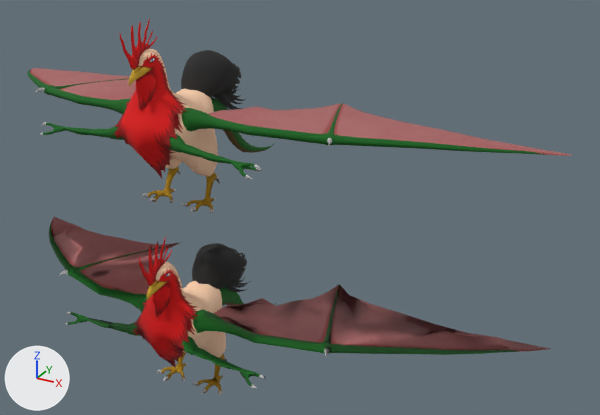
The FBX model G-Lab-E/Assets/kubokawa/Models/cockatrice_walk.fbx as it was, and as the next commit left it.
Rendered twice from a 50 mm lens placed at (7.41, -9.93, 8.54), pointed at (1.28, 1.2, 2.97). The lights are fixed; the arrows at lower left show +X, +Y and +Z. Where no turn or scale is listed for an object, it has been applied to the vertices.

In view in the first picture: 'Body', 'Body001', 'Box004', 'Box005', 'Comb001', 'Plane004', 'Plane006', 'down', 'face001', 'taill'.
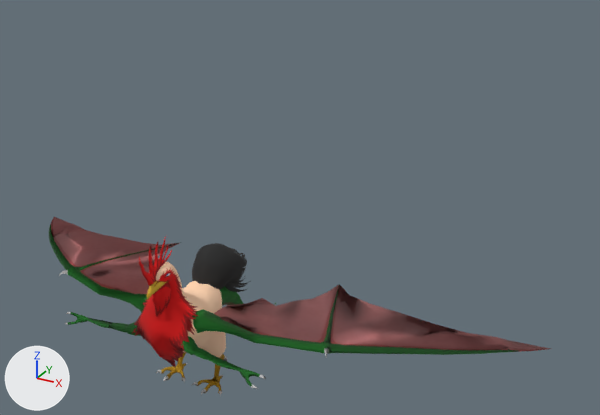
What differs and where, as boxes [x1, y1, x2, y2] in the pictures (600 x 415 px):
'Body001', deleted: before [28, 67, 570, 213]
'Plane004', deleted (red): before [114, 90, 186, 179]
'Box005', deleted (black): before [181, 50, 241, 103]
'face001', deleted: before [129, 48, 165, 86]
'Comb001', deleted (red): before [120, 19, 157, 69]
'Box004', deleted (red): before [136, 72, 156, 110]
'Plane006', deleted: before [213, 89, 246, 110]

Edits to the bpy script that builds the scene:
```text
Remove ob_box005:
    ob_box005 = bpy.data.objects.new('Box005', me_mesh_008)
    ob_box005.location = (0.0, 0.23, 5.25)
Remove ob_plane006:
    ob_plane006 = bpy.data.objects.new('Plane006', me_mesh_004)
    ob_plane006.location = (0.0, 0.47, 5.46)
Remove ob_body001:
    ob_body001 = bpy.data.objects.new('Body001', me_mesh_010)
    ob_body001.location = (0.0, 0.0, 5.66)
Remove ob_plane004:
    ob_plane004 = bpy.data.objects.new('Plane004', me_mesh_006)
    ob_plane004.location = (0.0, 0.0, 5.35)
Remove ob_face001:
    ob_face001 = bpy.data.objects.new('face001', me_mesh_002)
    ob_face001.location = (0.0, 0.0, 5.66)
Remove ob_box004:
    ob_box004 = bpy.data.objects.new('Box004', me_mesh_009)
    ob_box004.location = (0.0, -1.08, 5.35)
Remove ob_comb001:
    ob_comb001 = bpy.data.objects.new('Comb001', me_mesh_007)
    ob_comb001.location = (0.0, -1.19, 5.77)
```
